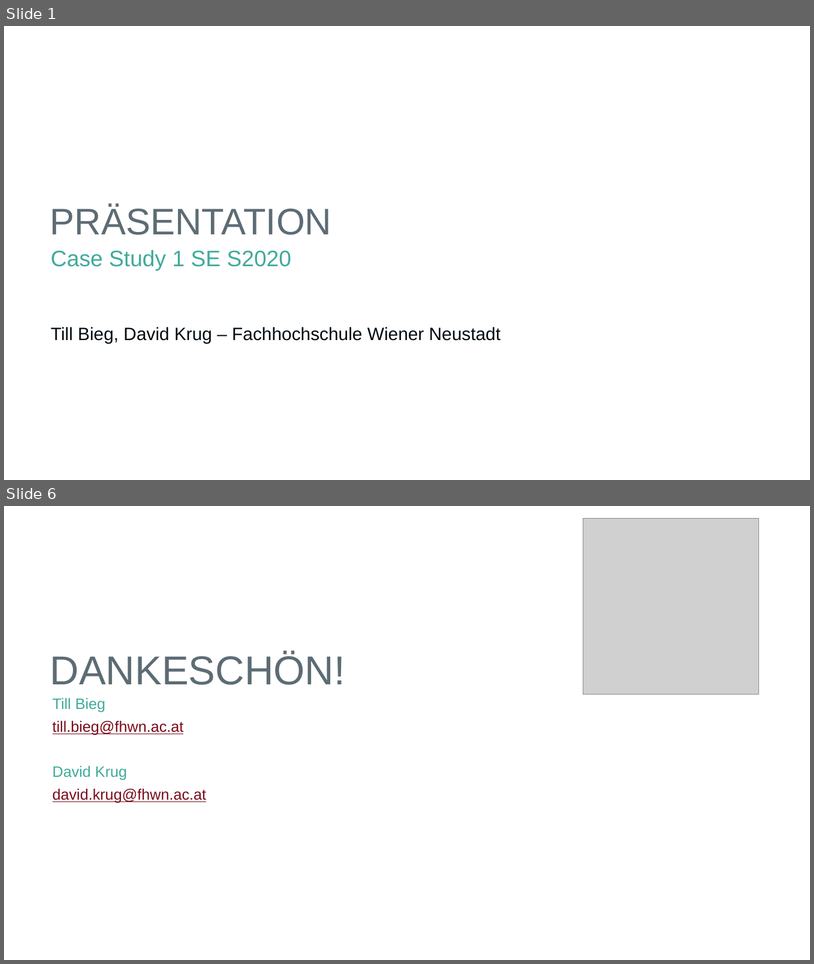
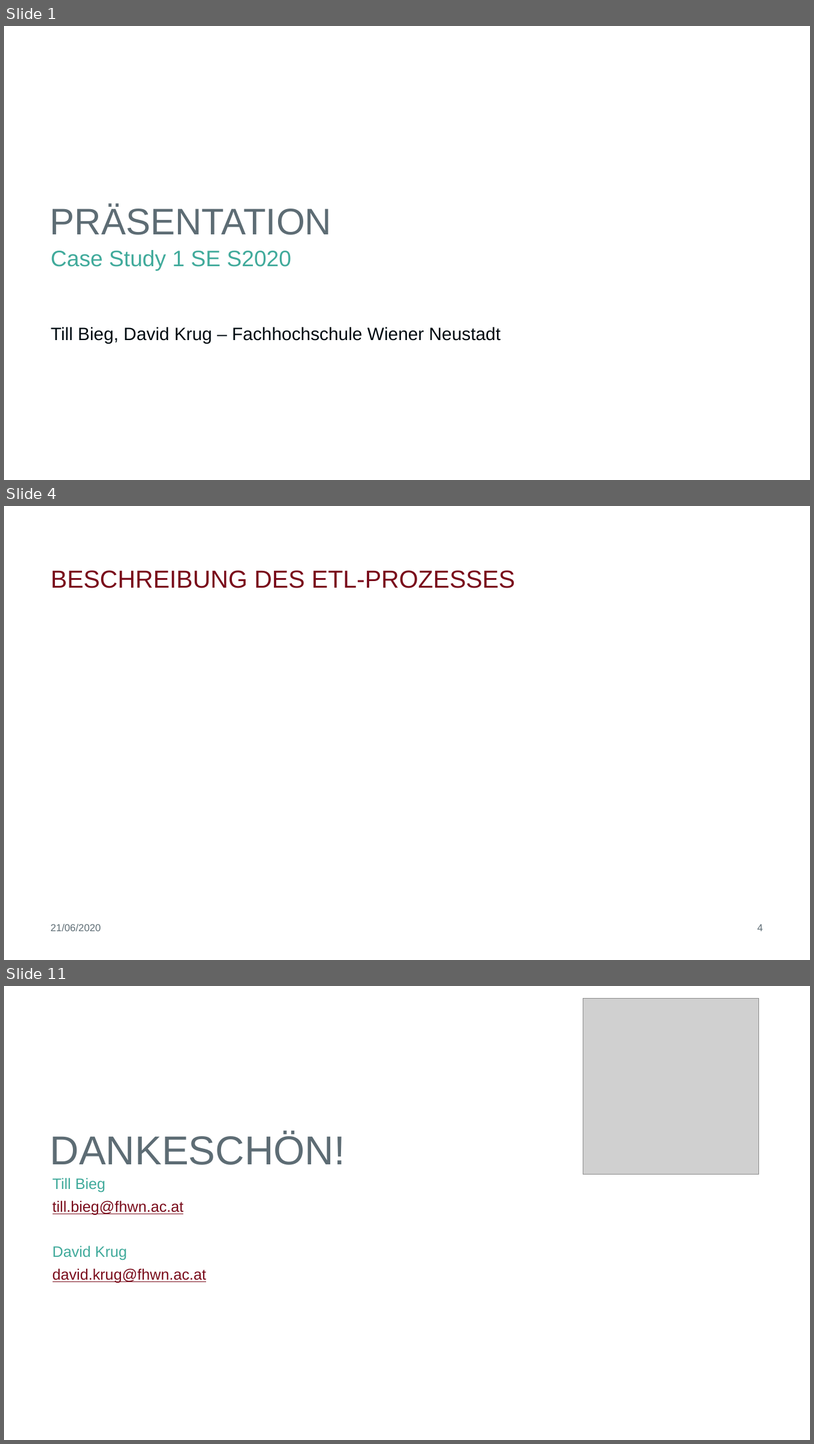
Before and after one commit to biegt/auditing_case_study, a slide deck: 04_output/Präsentation_Case_Study_1_Bieg_Krug.pptx. Shown one above the other, each under a label of ours: slides 1 and 6 before the commit, slides 1, 4 and 11 after it; the slides between them are not shown. The pictures are 814x964 and 814x1444 pixels, drawn with LibreOffice and Linux fonts; fonts in the diff are those of the drawing; grey boxes stand for pictures; background and template pictures are left out. Boxes give left, top, right and bottom in pixels: in the first picture for what was removed or moved away, otherwise in the second. Text is boxed around its words. In the diff, an @@ line names an element or a change of style, - is before the commit and + after.

```diff
--- a/04_output/Präsentation_Case_Study_1_Bieg_Krug.pptx
+++ b/04_output/Präsentation_Case_Study_1_Bieg_Krug.pptx
@@ slide 4 added at (4, 506, 810, 960), background #FFFFFF @@
@@ title added at (51, 570, 515, 588), 29.3 pt, text #790B1A @@
+BESCHREIBUNG DES ETL-PROZESSES
@@ text added at (51, 924, 101, 931), 12 pt, text #5D6C74 @@
+21/06/2020
@@ page number added at (758, 924, 763, 931), 12 pt, text #5D6C74 @@
+4
@@ what was slide 6 is now slide 11 @@
```
Also in this commit, not shown: 1 slide changed, 7 other slides added, 3 slides removed.
